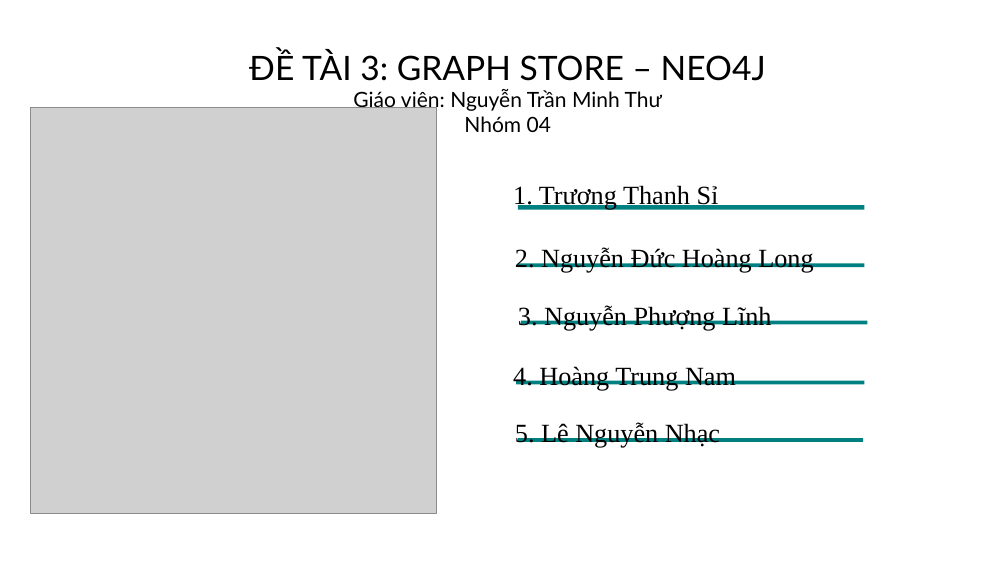
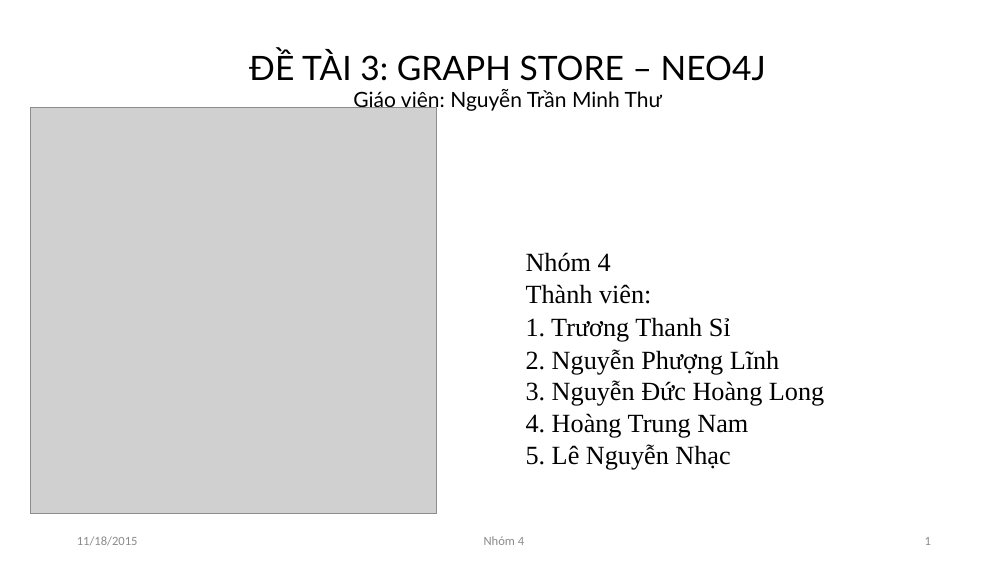
Before and after one commit to NguyenDucHoangLong/Group_4_HTTTHD, a slide deck: slide 1 of Document/Seminar/Slide/Slide_Nhóm 4.pptx. Drawn at 1008x567 pixels with LibreOffice and Linux fonts; fonts in the diff are those of the drawing; grey boxes stand for pictures. Boxes give left, top, right and bottom in pixels: in the first picture for what was removed or moved away, otherwise in the second. Text is boxed around its words. In the diff, an @@ line names an element or a change of style, - is before the commit and + after.

```diff
--- a/Document/Seminar/Slide/Slide_Nhóm 4.pptx
+++ b/Document/Seminar/Slide/Slide_Nhóm 4.pptx
@@ text at [464, 116, 551, 132]: paragraph removed @@
-Nhóm 04
@@ rectangle removed at [518, 205, 864, 209] @@
@@ rectangle removed at [518, 263, 864, 267] @@
@@ text added at [526, 252, 651, 304], 25 pt, text #000000 @@
+Nhóm 4
+Thành viên:
@@ rectangle removed at [521, 321, 867, 324] @@
@@ text "1. Trương Thanh Sỉ": place and size @@
-text "1. Trương Thanh Sỉ" at [513, 185, 719, 210]
+text "1. Trương Thanh Sỉ" at [526, 317, 731, 342]
@@ text at [526, 349, 780, 375]: text changed @@
-3. Nguyễn Phượng Lĩnh
+2. Nguyễn Phượng Lĩnh
@@ rectangle removed at [516, 381, 865, 385] @@
@@ text at [526, 380, 824, 406]: text changed @@
-2. Nguyễn Đức Hoàng Long
+3. Nguyễn Đức Hoàng Long
@@ text "4. Hoàng Trung Nam": place and size @@
-text "4. Hoàng Trung Nam" at [513, 366, 736, 391]
+text "4. Hoàng Trung Nam" at [526, 413, 748, 438]
@@ rectangle removed at [518, 438, 864, 442] @@
@@ text "5. Lê Nguyễn Nhạc": place and size @@
-text "5. Lê Nguyễn Nhạc" at [515, 422, 720, 448]
+text "5. Lê Nguyễn Nhạc" at [526, 444, 730, 470]
@@ text added at [77, 536, 138, 546], 12 pt, text #8C8C8C @@
+11/18/2015
@@ text added at [484, 536, 524, 545], 12 pt, text #8C8C8C @@
+Nhóm 4
@@ page number added at [925, 537, 931, 545], 12 pt, text #8C8C8C @@
+1
```
Also in this commit, not shown: 63 other slides changed, 1 slide added.
